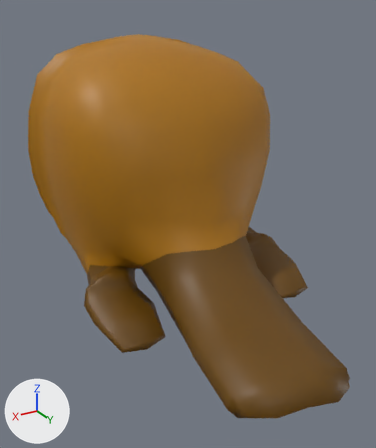
Before and after pictures for a commit that changed the FBX model QuackingAwesome/Assets/Animals/TheBeaver.fbx.
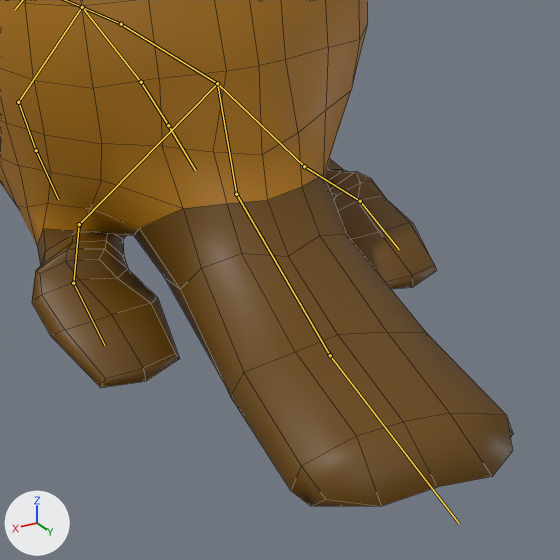
Each version is shown whole from a 50 mm lens placed at (0.484, 1.054, 0.553), pointed at (-0.033, 0.192, 0.122), then close up on the part from 18% to 100% of the width and 31% to 100% of the height. The lights are fixed; the arrows at lower left show +X, +Y and +Z. Both versions are drawn at frame 49 of the action 'ArmatureBeaver|Beaver Swim'; the numbers are the values there. The bones that bend it are drawn over the model as lines in the close-ups. The close-ups show mesh edges as thin lines.

Names of what the first close-up shows: 'Beaver'.
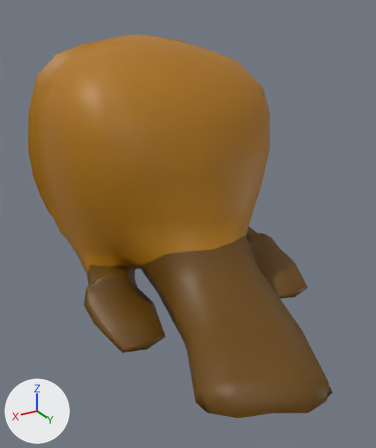
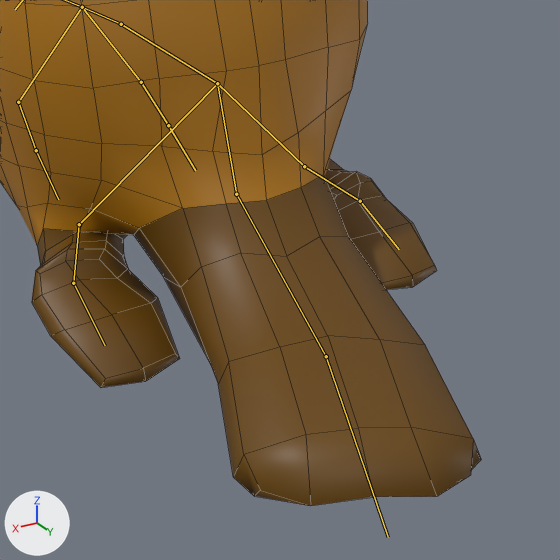
Location of each change, [x1, y1, x2, y2] in pixels of the close-ups (560 x 560 px):
```json
{"object": "Beaver", "change": "posed", "before": [0, 0, 513, 506], "after": [0, 0, 481, 506]}
{"bone": "Bone.003", "before": "(236, 194) to (330, 355)", "after": "(236, 194) to (326, 356)"}
{"bone": "Bone.004", "before": "(330, 355) to (459, 523)", "after": "(326, 356) to (388, 537)"}
```

Scene script edits in JSON lines:
```json
{"block": "bone_bone_003", "where": "bone_bone_003 = bpy.data.objects['ArmatureBeaver'].pose.bones['Bone.003']  # child of 'Bone.002'"}
{"op": "set", "path": "bone_bone_003.rotation_quaternion", "old": "(0.998, 0.001, 0.021, -0.056)", "new": "(0.998, 0.0, 0.024, -0.065)", "note": "degrees (0, 2, -6) -> degrees (0, 3, -7)"}
{"block": "bone_bone_004", "where": "bone_bone_004 = bpy.data.objects['ArmatureBeaver'].pose.bones['Bone.004']  # child of 'Bone.003'"}
{"op": "set", "path": "bone_bone_004.rotation_quaternion", "old": "(0.999, 0.0, 0.0, -0.044)", "new": "(0.989, 0.0, 0.0, -0.151)", "note": "degrees (0, 0, -5) -> degrees (0, 0, -17)"}
```
